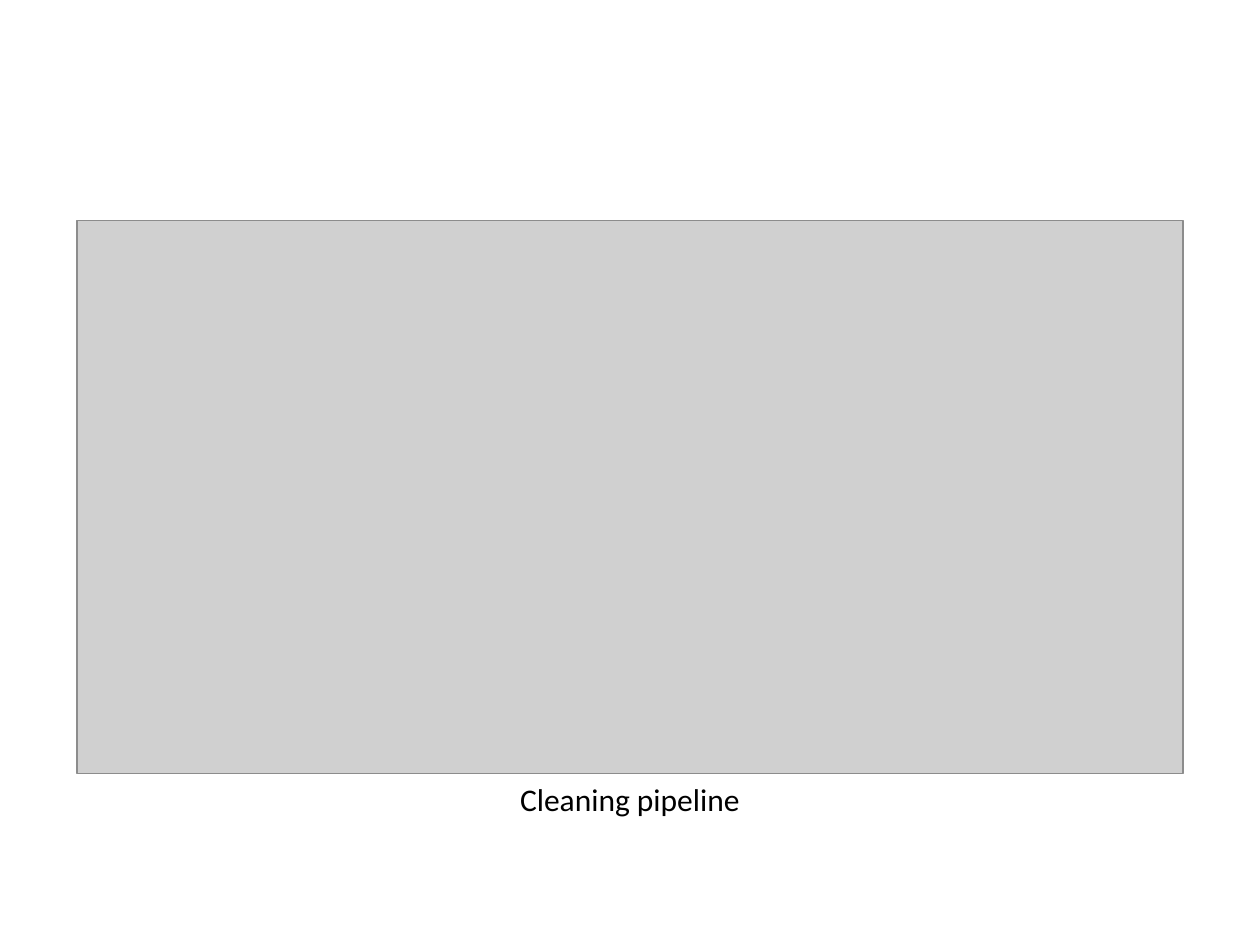
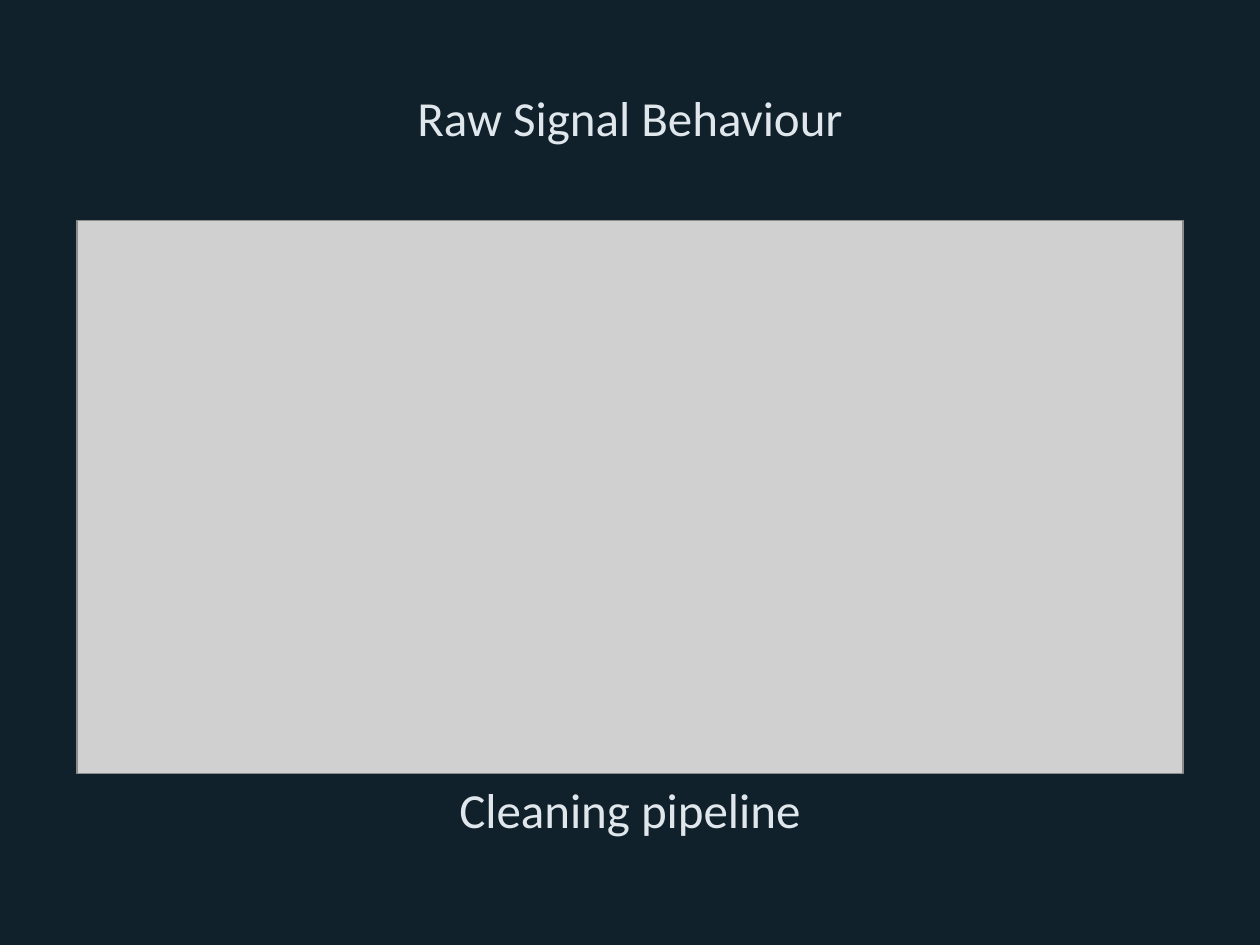
Before and after one commit to Bryan-Nsoh/ML-IOT-IndepStudy, a slide deck: slide 6 of presentation/eda_story/eda_story.pptx. Drawn at 1260x945 pixels with LibreOffice and Linux fonts; fonts in the diff are those of the drawing; grey boxes stand for pictures. Boxes give left, top, right and bottom in pixels: in the first picture for what was removed or moved away, otherwise in the second. Text is boxed around its words. In the diff, an @@ line names an element or a change of style, - is before the commit and + after.

Commit message:
Refresh EDA deck with visuals and styling

```diff
--- a/presentation/eda_story/eda_story.pptx
+++ b/presentation/eda_story/eda_story.pptx
@@ background #FFFFFF to #10212B @@
@@ title added at [417,102,842,145], 28 pt, text #E0E7EC @@
+Raw Signal Behaviour
@@ text "Cleaning pipeline" at [459,794,800,837]: size 18 to 28 pt, text colour #000000 to #E0E7EC @@
```
Also in this commit, not shown: 7 other slides changed, 13 slides added, 12 slides removed, 7 other files.
